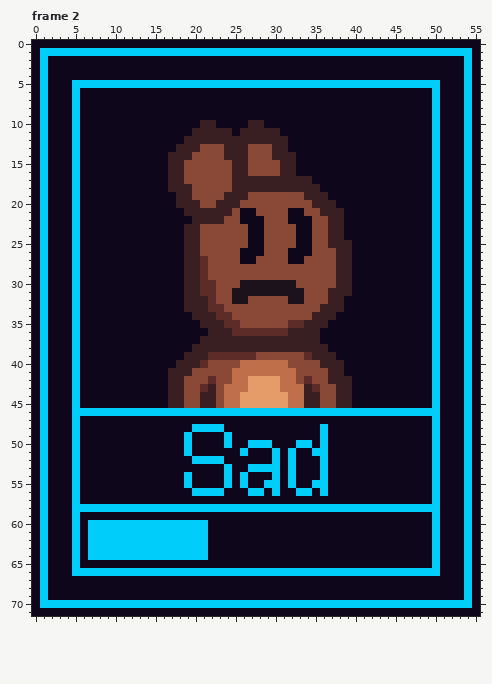
File history of a pixel-art file, plaatjs/emotions.aseprite. This is how it looked before the edit.
56x72 pixels, 5 frames. Shown: frame 2. The commit also changed other frames, which this record leaves out.
The same view after the edit:
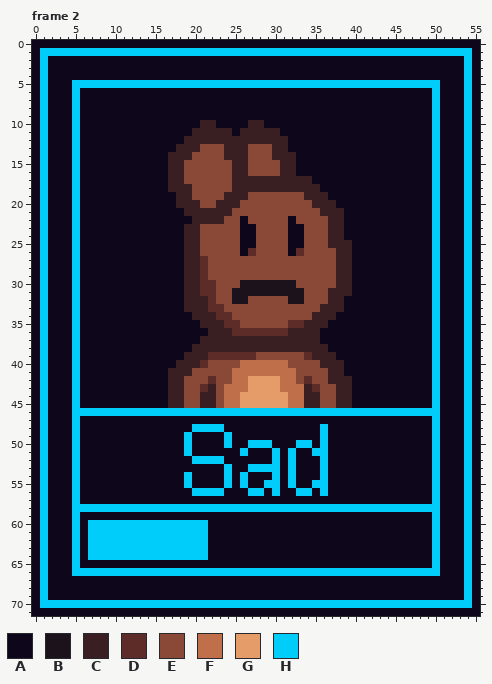
Palette (. is transparent): A #0e071b  B #1c121c  C #391f21  D #5d2c28  E #8a4836  F #bf6f4a  G #e69c69  H #00cdf9
What changed:
Frame 2, layer "Layer 2":
y 21: x 26..27 AA -> EE; x 32..33 AA -> EE
y 22: x 27..28 AA -> EE; x 33..34 AA -> EE
y 23..25: x 26 E -> A; x 28 A -> E; x 32 E -> A; x 34 A -> E
y 26: x 27..28 AA -> DE; x 33..34 AA -> DE
y 27: x 26..27 AA -> EE; x 32..33 AA -> EE
